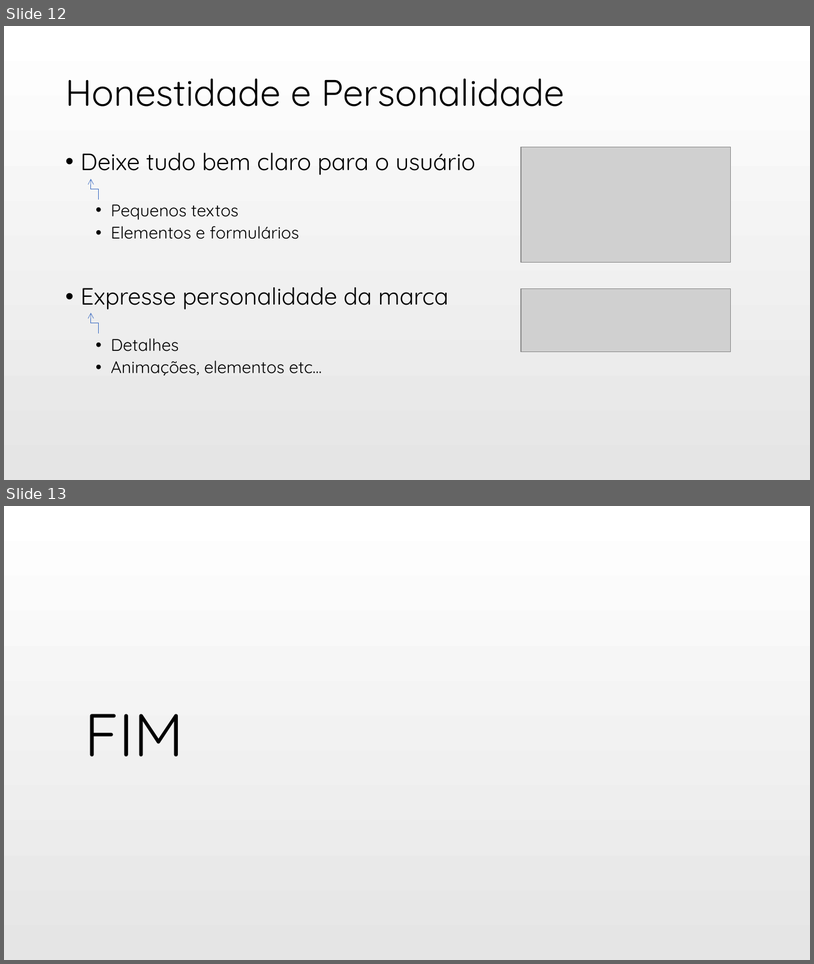
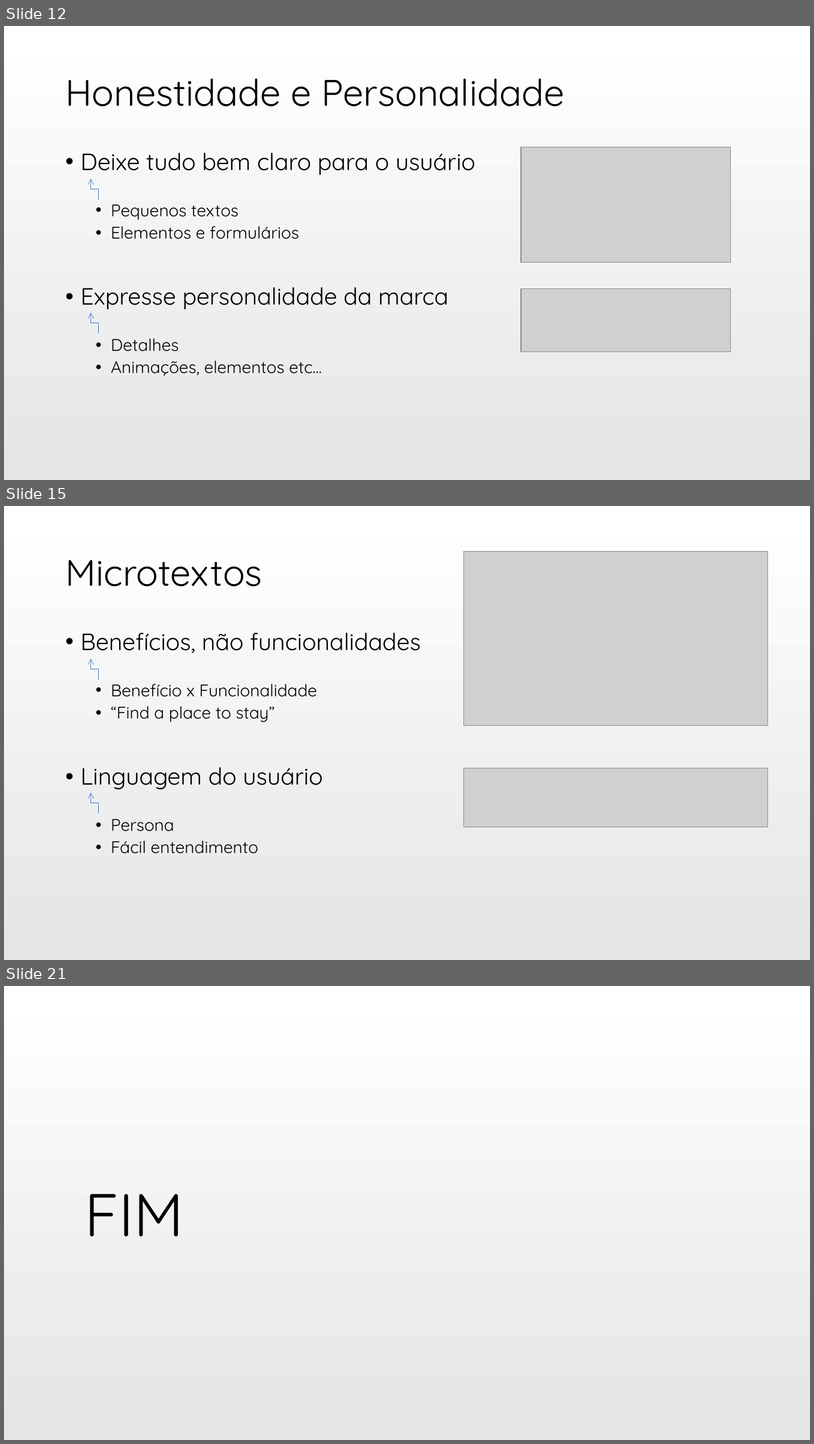
Before and after one commit to q-box/q-box.github.io, a slide deck: ux/Slide UX Design 02.pptx. Shown one above the other, each under a label of ours: slides 12 and 13 before the commit, slides 12, 15 and 21 after it; the slides between them are not shown. The pictures are 814x964 and 814x1444 pixels, drawn with LibreOffice and Linux fonts; fonts in the diff are those of the drawing; grey boxes stand for pictures. Boxes give left, top, right and bottom in pixels: in the first picture for what was removed or moved away, otherwise in the second. Text is boxed around its words. In the diff, an @@ line names an element or a change of style, - is before the commit and + after.

```diff
--- a/ux/Slide UX Design 02.pptx
+++ b/ux/Slide UX Design 02.pptx
@@ slide 15 added at [4, 506, 810, 960], background gradient #FFFFFF to #E5E5E5 @@
@@ picture added at [464, 551, 768, 726] @@
@@ title added at [65, 560, 262, 586], 44 pt, text #000000 @@
+Microtextos
@@ text added at [81, 633, 421, 853], 20 pt, text #000000 @@
+• Benefícios, não funcionalidades
+  • Benefício x Funcionalidade
+  • “Find a place to stay”
+• Linguagem do usuário
+  • Persona
+  • Fácil entendimento
@@ elbow arrow added from (98, 679) to (91, 658), #4472C4 0.5 pt @@
@@ picture added at [464, 768, 768, 826] @@
@@ elbow arrow added from (98, 813) to (91, 793), #4472C4 0.5 pt @@
@@ what was slide 13 is now slide 21 @@
```
Also in this commit, not shown: 1 slide changed, 7 other slides added.
